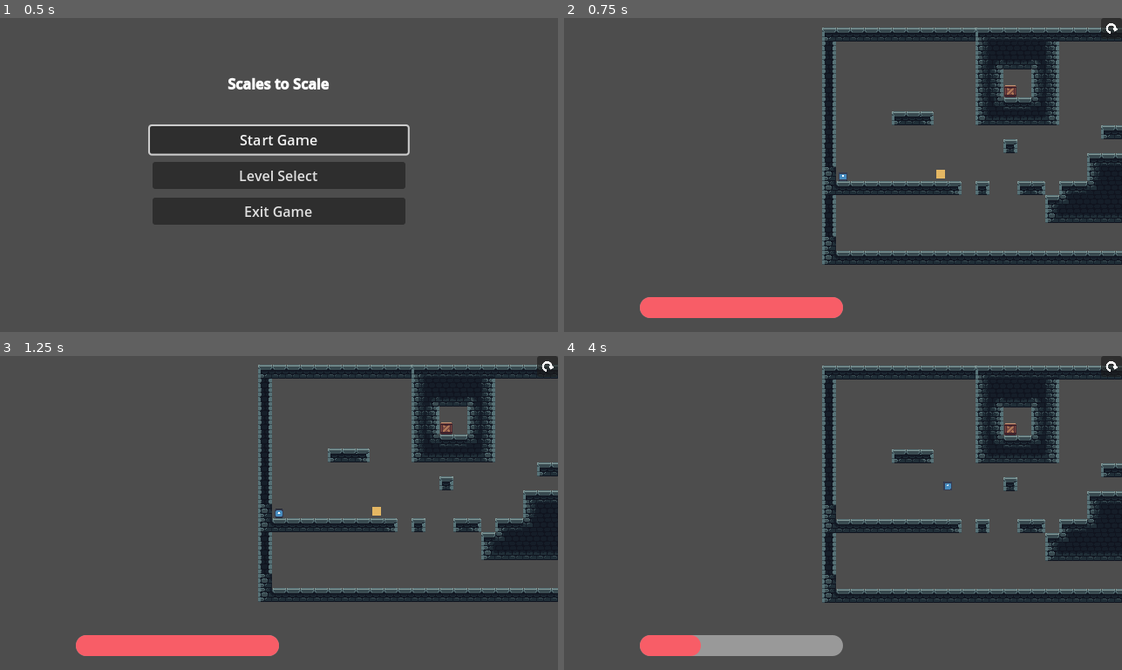
Above: before the commit, frames 1-4 (two rows, left to right).
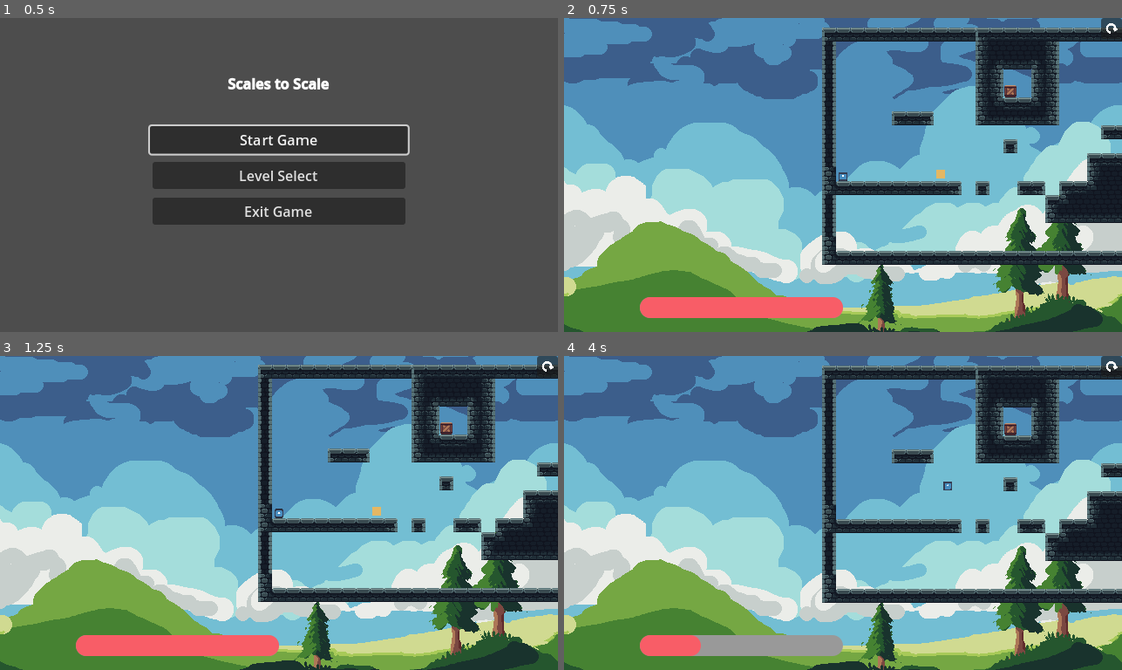
Above: after the commit, the same moments.

Repository: Robocraft999/ScalesToScale
Game: Godot game, scene res://scenes/root.tscn
Same seed, same stepped clock (60 frames per second), same inputs: the game is played once before the commit and once after it. The engine's default icon, where the game draws it, is replaced by a stand-in: a white triangle on a blue panel in a dark square.
Inputs (mouse positions are in pixels of both pictures, inside the frame that each line leads up to):
- Up to frame 1 (0.5 s): no input
- Up to frame 2 (0.75 s): click "Start Game" at 0.5 s
- Up to frame 3 (1.25 s): no input
- Up to frame 4 (4 s): click (1110, 365) at 1.25 s; click (1110, 365) at 2 s; click (1110, 365) at 2.75 s; tap Enter (ui_accept) at 3.5 s; move the mouse to (965, 497) at 3.52 s; hold D (move_right) from 3.53 s (still down); hold Space (dash) from 3.53 s (still down); click (965, 497) at 3.67 s; tap Up (jump) at 3.77 s

Frame 1 is identical in both runs. In frame 2, 83% of the frame differs, in the area x 0-100%, y 0-100%; in frame 3, 83%; in frame 4, 83%.

Commit message:
added parallax

Diff:
--- a/scenes/test.tscn
+++ b/scenes/test.tscn
@@ -1,12 +1,19 @@
-[gd_scene load_steps=17 format=4 uid="uid://333vqfbf2bv7"]
+[gd_scene load_steps=24 format=4 uid="uid://333vqfbf2bv7"]
 
 [ext_resource type="Script" path="res://scripts/test.gd" id="1_q0kfk"]
+[ext_resource type="Texture2D" uid="uid://sj0nvs17ukpj" path="res://sprites/background/parallax_1.png" id="2_6qo41"]
 [ext_resource type="TileSet" uid="uid://p75osdbfaruv" path="res://resources/test_tile_set.tres" id="2_y1o7q"]
 [ext_resource type="PackedScene" uid="uid://cvg3yiw0w3rjb" path="res://scenes/objects/collectible.tscn" id="3_h7wox"]
+[ext_resource type="Texture2D" uid="uid://cl2utl4r8pdxk" path="res://sprites/background/parallax_2.png" id="3_ytqaf"]
 [ext_resource type="PackedScene" uid="uid://bnt67b4wf47qu" path="res://scenes/objects/player.tscn" id="4_j0igw"]
+[ext_resource type="Texture2D" uid="uid://dd5gq0h5vspn5" path="res://sprites/background/parallax_3.png" id="4_u47fn"]
 [ext_resource type="Texture2D" uid="uid://cpmv4oo5l0bfv" path="res://sprites/scaleobstacle_small.png" id="5_26fnp"]
+[ext_resource type="Texture2D" uid="uid://dptxurkwnduax" path="res://sprites/background/parallax_4.png" id="5_shc07"]
+[ext_resource type="Texture2D" uid="uid://c5h4v3a1wb3i1" path="res://sprites/background/parallax_5.png" id="6_3dhhm"]
+[ext_resource type="Texture2D" uid="uid://ccgfhbnlqcp1b" path="res://sprites/background/parallax_6.png" id="7_e51mp"]
 [ext_resource type="Script" path="res://addons/phantom_camera/scripts/phantom_camera/phantom_camera_2d.gd" id="7_i41tc"]
 [ext_resource type="PackedScene" uid="uid://dce48rt84l5ft" path="res://scenes/objects/scaler.tscn" id="7_xs4ma"]
+[ext_resource type="Texture2D" uid="uid://bj8iqvloj1j2" path="res://sprites/background/parallax_7.png" id="8_lufao"]
 [ext_resource type="Script" path="res://addons/phantom_camera/scripts/resources/tween_resource.gd" id="8_svklm"]
 [ext_resource type="Script" path="res://addons/phantom_camera/scripts/phantom_camera_host/phantom_camera_host.gd" id="9_76nb0"]
 [ext_resource type="Texture2D" uid="uid://b37g3do7v7hgs" path="res://sprites/arrow_clockwise.png" id="10_wxfkh"]
@@ -17,7 +24,7 @@
 
 [sub_resource type="Resource" id="Resource_gquns"]
 script = ExtResource("8_svklm")
-duration = 0.6
+duration = 0.4
 transition = 8
 ease = 1
 
@@ -40,6 +47,59 @@
 
 [node name="test" type="Node"]
 script = ExtResource("1_q0kfk")
+
+[node name="ParallaxBackground" type="ParallaxBackground" parent="."]
+offset = Vector2(320, 180)
+transform = Transform2D(1, 0, 0, 1, 320, 180)
+
+[node name="ParallaxLayer" type="ParallaxLayer" parent="ParallaxBackground"]
+motion_scale = Vector2(0, 0)
+motion_mirroring = Vector2(640, 0)
+
+[node name="Sprite2D" type="Sprite2D" parent="ParallaxBackground/ParallaxLayer"]
+texture = ExtResource("2_6qo41")
+
+[node name="ParallaxLayer2" type="ParallaxLayer" parent="ParallaxBackground"]
+motion_scale = Vector2(0.1, 0.1)
+motion_mirroring = Vector2(640, 0)
+
+[node name="Sprite2D" type="Sprite2D" parent="ParallaxBackground/ParallaxLayer2"]
+texture = ExtResource("3_ytqaf")
+
+[node name="ParallaxLayer3" type="ParallaxLayer" parent="ParallaxBackground"]
+motion_scale = Vector2(0.2, 0.2)
+motion_mirroring = Vector2(640, 0)
+
+[node name="Sprite2D" type="Sprite2D" parent="ParallaxBackground/ParallaxLayer3"]
+texture = ExtResource("4_u47fn")
+
+[node name="ParallaxLayer4" type="ParallaxLayer" parent="ParallaxBackground"]
+motion_scale = Vector2(0.3, 0.3)
+motion_mirroring = Vector2(640, 0)
+
+[node name="Sprite2D" type="Sprite2D" parent="ParallaxBackground/ParallaxLayer4"]
+texture = ExtResource("5_shc07")
+
+[node name="ParallaxLayer5" type="ParallaxLayer" parent="ParallaxBackground"]
+motion_scale = Vector2(0.35, 0.35)
+motion_mirroring = Vector2(640, 0)
+
+[node name="Sprite2D" type="Sprite2D" parent="ParallaxBackground/ParallaxLayer5"]
+texture = ExtResource("6_3dhhm")
+
+[node name="ParallaxLayer6" type="ParallaxLayer" parent="ParallaxBackground"]
+motion_scale = Vector2(0.4, 0.4)
+motion_mirroring = Vector2(640, 0)
+
+[node name="Sprite2D" type="Sprite2D" parent="ParallaxBackground/ParallaxLayer6"]
+texture = ExtResource("7_e51mp")
+
+[node name="ParallaxLayer7" type="ParallaxLayer" parent="ParallaxBackground"]
+visible = false
+motion_mirroring = Vector2(640, 0)
+
+[node name="Sprite2D" type="Sprite2D" parent="ParallaxBackground/ParallaxLayer7"]
+texture = ExtResource("8_lufao")
 
 [node name="Node" type="Node" parent="."]
 
Binary file added: sprites/background/parallax_1.png
Not shown, added: sprites/background/parallax_1.png.import
Binary file added: sprites/background/parallax_2.png
Not shown, added: sprites/background/parallax_2.png.import
Binary file added: sprites/background/parallax_3.png
Not shown, added: sprites/background/parallax_3.png.import
Binary file added: sprites/background/parallax_4.png
Not shown, added: sprites/background/parallax_4.png.import
Binary file added: sprites/background/parallax_5.png
Not shown, added: sprites/background/parallax_5.png.import
Binary file added: sprites/background/parallax_6.png
Not shown, added: sprites/background/parallax_6.png.import
(and 2 more such lines)
